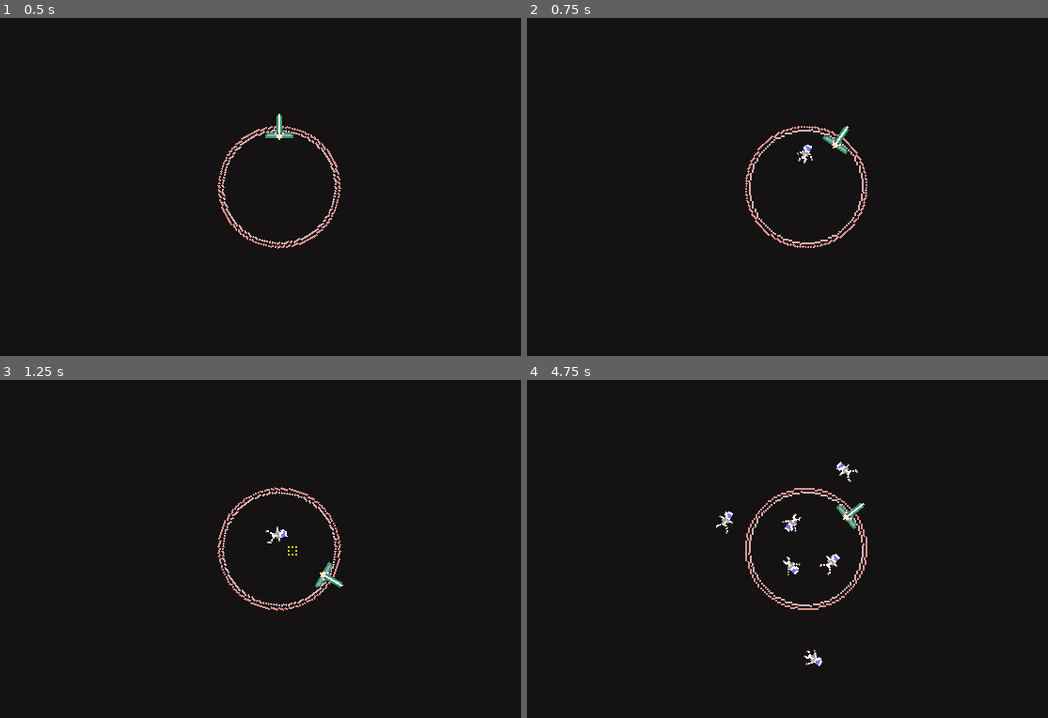
Above: before the commit, frames 1-4 (two rows, left to right).
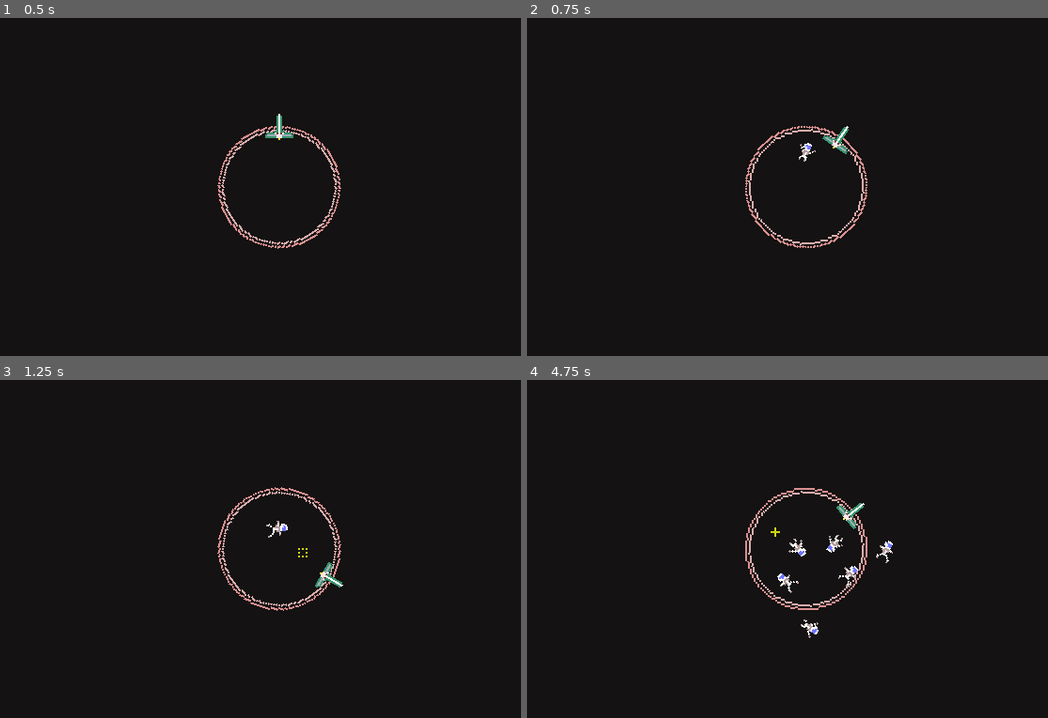
Above: after the commit, the same moments.

Repository: hakro/plasma-ld47
Game: Godot game, scene res://Scenes/World.tscn
Same seed, same stepped clock (60 frames per second), same inputs: the game is played once before the commit and once after it.
Inputs:
- Up to frame 1 (0.5 s): no input
- Up to frame 2 (0.75 s): hold Right (move_right) from 0.53 s (still down); hold S (launch_astronaut) from 0.53 s (still down)
- Up to frame 3 (1.25 s): keep holding Right (move_right); keep holding S (launch_astronaut)
- Up to frame 4 (4.75 s): release Right (move_right) at 1.28 s; release S (launch_astronaut) at 1.28 s; hold Left (move_left) 1.28-2.03 s; tap S (launch_astronaut) at 1.35, 2.85, 4.35 s; hold S (launch_astronaut) 2.03-2.78 s; hold Right (move_right) 2.03-3.53 s; hold S (launch_astronaut) 3.53-4.28 s; hold Left (move_left) from 3.53 s (still down)

Frame 1 is identical in both runs. In frame 2, less than 0.1% of the frame differs, in the area x 51-56%, y 36-44%; in frame 3, 0.2%; in frame 4, 0.9%, in the area x 36-71%, y 24-85%.

Commit message:
Random loot apparition

Diff:
--- a/Scenes/Astronaut.gd
+++ b/Scenes/Astronaut.gd
@@ -1,7 +1,7 @@
 extends KinematicBody2D
 
 var direction := Vector2()
-var speed := 20.0
+var speed := 15.0
 var collision_info
 
 func _process(delta):
--- a/Scenes/Astronaut.tscn
+++ b/Scenes/Astronaut.tscn
@@ -37,6 +37,7 @@
 [node name="Sprite" type="AnimatedSprite" parent="."]
 frames = SubResource( 8 )
 animation = "wiggle"
+frame = 2
 playing = true
 
 [node name="CollisionShape2D" type="CollisionShape2D" parent="."]
--- a/Scenes/Circles.gd
+++ b/Scenes/Circles.gd
@@ -2,16 +2,19 @@
 
 onready var inner_circle : Sprite = $InnerCircle
 onready var outer_cicrle : Sprite = $OuterCircle
+
+const max_loot := 2
 const loot_scene : PackedScene = preload("res://Scenes/Loot.tscn")
 
 func _process(delta):
 	inner_circle.rotate(delta * 2)
 	outer_cicrle.rotate(- delta * 1)
 
-
+# Spawn loot
 func _on_LootTimer_timeout():
-	var loot = loot_scene.instance()
-	var rand_x = (randf() - 0.5) * 20
-	var rand_y = (randf() - 0.5) * 20
-	loot.position = position + Vector2(rand_x, rand_y)
-	get_tree().current_scene.add_child(loot)
+	if get_tree().get_nodes_in_group("loot").size() < max_loot:
+		var loot : Area2D = loot_scene.instance()
+		var rand_x = (randf() - 0.5) * 35
+		var rand_y = (randf() - 0.5) * 35
+		loot.position = position + Vector2(rand_x, rand_y)
+		get_tree().current_scene.add_child(loot)
--- a/Scenes/Loot.tscn
+++ b/Scenes/Loot.tscn
@@ -32,13 +32,15 @@
 "frames": [ SubResource( 1 ), SubResource( 2 ), SubResource( 3 ), SubResource( 4 ), SubResource( 5 ), SubResource( 6 ) ],
 "loop": true,
 "name": "shine",
-"speed": 15.0
+"speed": 10.0
 } ]
 
 [sub_resource type="CircleShape2D" id=8]
-radius = 1.57865
+radius = 2.31746
 
-[node name="Loot" type="Area2D"]
+[node name="Loot" type="Area2D" groups=[
+"loot",
+]]
 script = ExtResource( 2 )
 
 [node name="AnimatedSprite" type="AnimatedSprite" parent="."]
@@ -46,7 +48,7 @@
 position = Vector2( -0.458851, -0.417137 )
 frames = SubResource( 7 )
 animation = "shine"
-frame = 1
+frame = 2
 playing = true
 
 [node name="CollisionShape2D" type="CollisionShape2D" parent="."]
